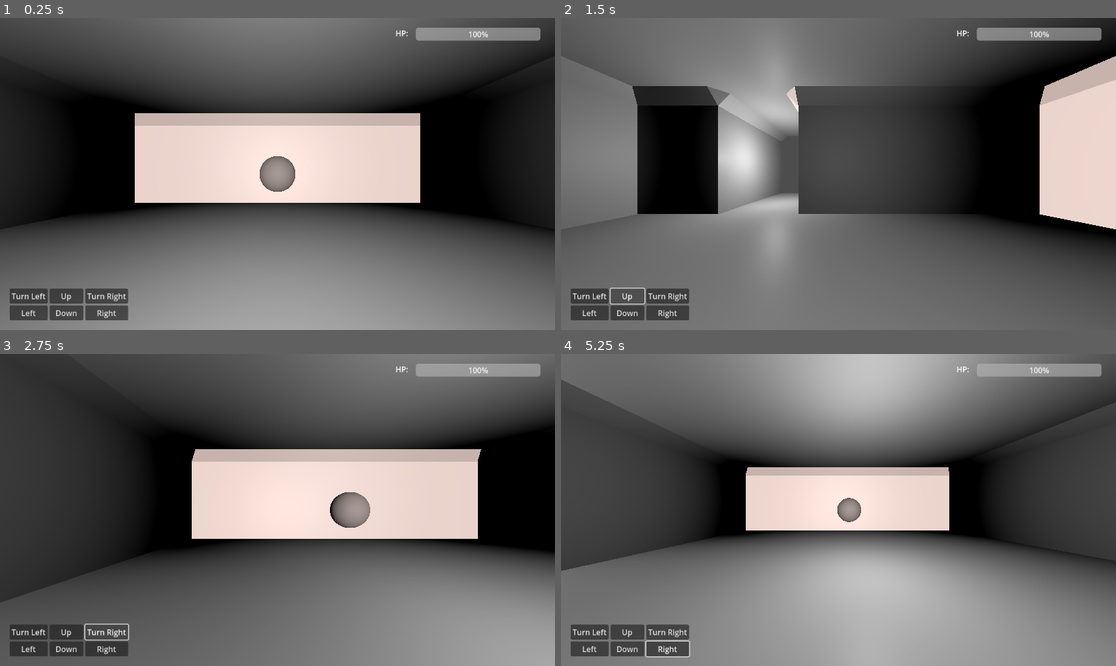
Above: before the commit, frames 1-4 (two rows, left to right).
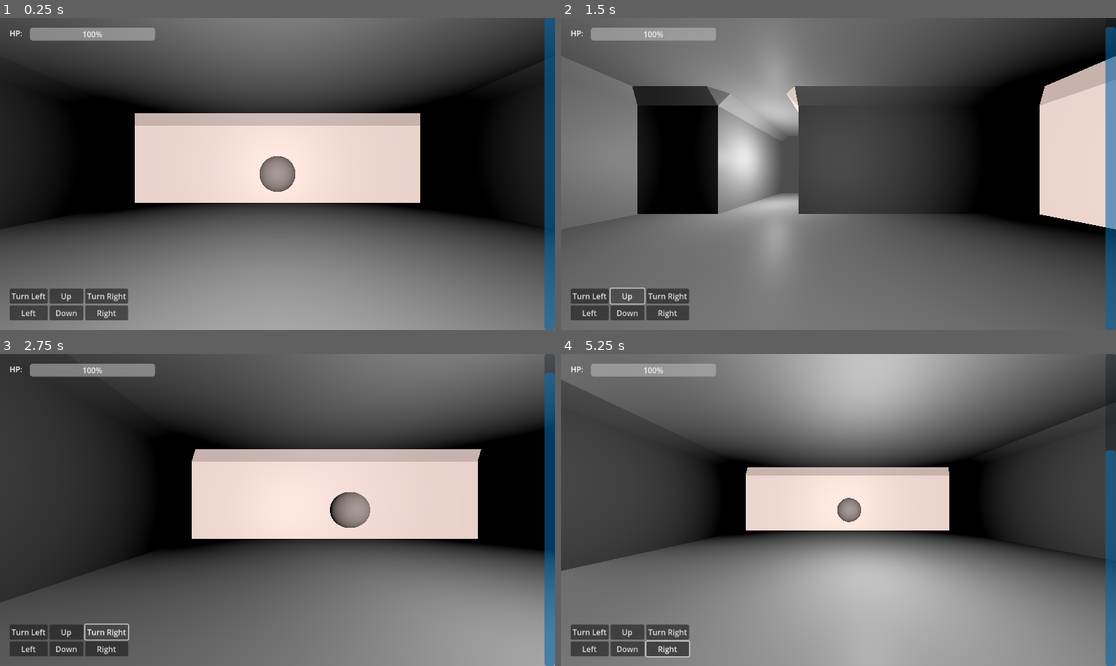
Above: after the commit, the same moments.

Repository: LegandGame/Dungeon-Crawler-Jam-2025
Game: Godot game, scene res://Environment/test_scene.tscn
Two runs of this game, one before a commit and one after it. Both use one fixed random seed, a clock stepped at 60 frames per second and the inputs below.
Inputs (mouse positions are in pixels of both pictures, inside the frame that each line leads up to):
- Up to frame 1 (0.25 s): no input
- Up to frame 2 (1.5 s): click "Turn Left" at 0.5 s; click "Up" at 1.25 s
- Up to frame 3 (2.75 s): click "Turn Right" at 2 s
- Up to frame 4 (5.25 s): click "Left" at 2.75 s; click "Down" at 3.5 s; click "Right" at 4.25 s; tap Enter at 5 s; move the mouse to (960, 494) at 5.02 s; hold D (strafe_right) from 5.03 s (still down); hold E (turn_clock) from 5.03 s (still down); click (960, 494) at 5.17 s

The runs differ from the first frame. In frame 1, 3.8% of the frame differs, in the area x 1-100%, y 0-100%; in frame 2, 3.7%; in frame 3, 3.8%; in frame 4, 3.2%.

Commit message:
Add Game Loop Counter

Diff:
--- a/Common/Globs.gd
+++ b/Common/Globs.gd
@@ -1,3 +1,4 @@
 extends Node
 
 const TILEWIDTH  : int = 2
+const TIME_REMAINING_MAX: int = 100
--- a/Entites/player/player.gd
+++ b/Entites/player/player.gd
@@ -18,9 +18,7 @@
 func _ready() -> void:
 	# connect all signals here
 	hurtBox.connect("hurt", takeDamage)
-
 	health.setHealth(MAX_HP)
-	health.connect("health_empty", game_over)
 
 func _physics_process(_delta: float) -> void:
 	# check that we arent mid-move
@@ -48,6 +46,8 @@
 func takeDamage(damage :int) -> void:
 	health.damage(damage)
 	player_HealthChange.emit(MAX_HP,health.health)
+	if health.health <= 0:
+		get_tree().reload_current_scene()
 
 func moveForward() -> void:
 	if not rayFront.is_colliding():
@@ -80,6 +80,3 @@
 func rotateRight() -> void:
 	tween = create_tween()
 	tween.tween_property(self, "transform", transform.rotated_local(Vector3.UP, -PI/2), TRAVEL_TIME)
-
-func game_over() -> void:
-	print("GAME OVER!")
--- /dev/null
+++ b/Environment/hud.gd
@@ -0,0 +1,15 @@
+extends CanvasLayer
+
+@onready var time_remaining = $TimeRemaining
+
+func _ready() -> void:
+	time_remaining.value = 100.0
+
+func update_with_tween(maxTime:int,newTime:int):
+	var tween = create_tween()
+
+	var timePercent :float
+	timePercent = float(newTime)/float(maxTime) *100.0
+
+	tween.tween_property(time_remaining, "value", timePercent, 0.5)
+	tween.play()
--- a/Environment/test_scene.gd
+++ b/Environment/test_scene.gd
@@ -1,16 +1,19 @@
 extends Node3D
 
 var mouse = Vector2()
+var timeRemaining = Globs.TIME_REMAINING_MAX
 const DIST = 3
 
 func _ready():
 	$player.player_HealthChange.connect($"HUD/HP UI/HP Bar".update_with_tween)
+	$player.player_step.connect(reduce_time_remaining)
 	$"HUD/Movement UI".movement_UI_Pressed_D.connect($player.moveBack)
 	$"HUD/Movement UI".movement_UI_Pressed_U.connect($player.moveForward)
 	$"HUD/Movement UI".movement_UI_Pressed_L.connect($player.moveLeft)
 	$"HUD/Movement UI".movement_UI_Pressed_R.connect($player.moveRight)
 	$"HUD/Movement UI".movement_UI_Pressed_rL.connect($player.rotateLeft)
 	$"HUD/Movement UI".movement_UI_Pressed_rR.connect($player.rotateRight)
+
 
 func _input(event: InputEvent) -> void:
 	if event is InputEventMouseMotion:
@@ -32,3 +35,9 @@
 	var result = space.intersect_ray(params)
 	if result.is_empty() == false:
 		print(result)
+
+func reduce_time_remaining():
+	timeRemaining -= randi_range(5,10)
+	$HUD.update_with_tween(Globs.TIME_REMAINING_MAX, timeRemaining)
+	if timeRemaining <= 0:
+		print("GAME OVER!")
--- a/Environment/test_scene.tscn
+++ b/Environment/test_scene.tscn
@@ -1,10 +1,11 @@
-[gd_scene load_steps=12 format=3 uid="uid://lfwam0gb06br"]
+[gd_scene load_steps=13 format=3 uid="uid://lfwam0gb06br"]
 
 [ext_resource type="PackedScene" uid="uid://sdyq6qh25kh" path="res://Entites/Player/player.tscn" id="1_c06ff"]
 [ext_resource type="Script" uid="uid://c31kh8h8m8ftc" path="res://Environment/test_scene.gd" id="1_v1n0n"]
 [ext_resource type="Script" uid="uid://b5u1gexby67pj" path="res://Common/Hitbox Component/hitbox_component.gd" id="3_1ctfe"]
 [ext_resource type="PackedScene" uid="uid://c1r5j1f33knm" path="res://Entites/Hostage/hostage.tscn" id="3_gbjsn"]
 [ext_resource type="Script" uid="uid://brwgb3jucspw5" path="res://Environment/hp_bar.gd" id="4_1ctfe"]
+[ext_resource type="Script" uid="uid://dw4htn6xntn3t" path="res://Environment/hud.gd" id="5_fvnsb"]
 [ext_resource type="Script" uid="uid://thhhk4qd7l8b" path="res://Environment/movement_ui.gd" id="5_gqipa"]
 [ext_resource type="MeshLibrary" uid="uid://brxlkwk3b3gar" path="res://Assets/Models/dungeon_tiles.tres" id="7_gbb08"]
 
@@ -40,6 +41,7 @@
 [node name="Test Hitbox" type="Area3D" parent="."]
 transform = Transform3D(1, 0, 0, 0, 1, 0, 0, 0, 1, 0, 1, -4)
 script = ExtResource("3_1ctfe")
+value = 10
 metadata/_custom_type_script = "uid://b5u1gexby67pj"
 
 [node name="CollisionShape3D" type="CollisionShape3D" parent="Test Hitbox"]
@@ -50,6 +52,7 @@
 skeleton = NodePath("")
 
 [node name="HUD" type="CanvasLayer" parent="."]
+script = ExtResource("5_fvnsb")
 
 [node name="Movement UI" type="GridContainer" parent="HUD"]
 anchors_preset = 2
@@ -96,10 +99,10 @@
 anchors_preset = 1
 anchor_left = 1.0
 anchor_right = 1.0
-offset_left = -331.0
+offset_left = -1132.0
 offset_top = 20.0
-offset_right = -30.0
-offset_bottom = 60.0
+offset_right = -830.0
+offset_bottom = 52.0
 grow_horizontal = 0
 split_offset = 30
 
@@ -115,6 +118,15 @@
 step = 1.0
 value = 100.0
 script = ExtResource("4_1ctfe")
+
+[node name="TimeRemaining" type="ProgressBar" parent="HUD"]
+self_modulate = Color(0.0352941, 0.545098, 0.913725, 1)
+offset_left = 1130.0
+offset_right = 1152.0
+offset_bottom = 648.0
+step = 1.0
+fill_mode = 3
+show_percentage = false
 
 [node name="GridMap" type="GridMap" parent="."]
 transform = Transform3D(1, 0, 0, 0, 1, 0, 0, 0, 1, 9, 0, 1)
Not shown, added: Environment/hud.gd.uid
